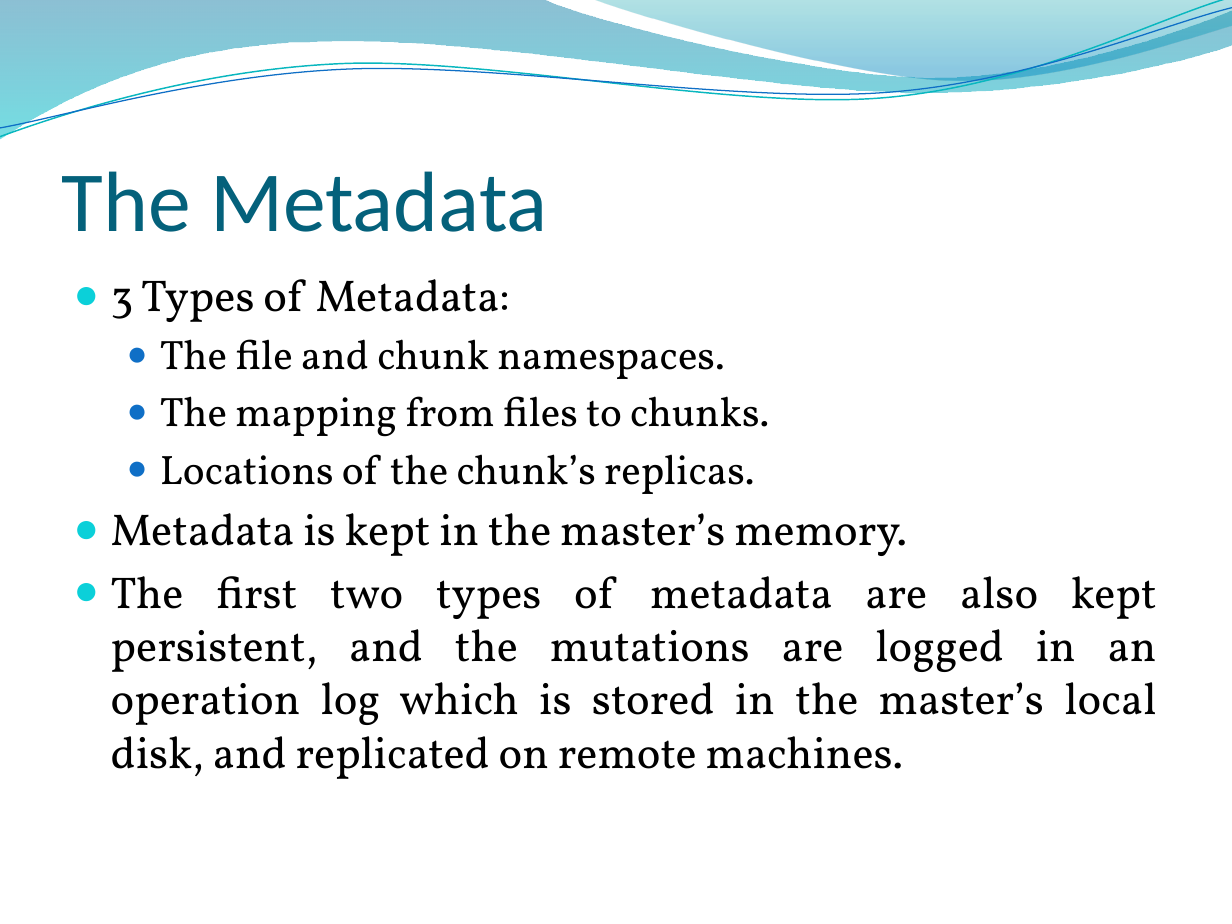
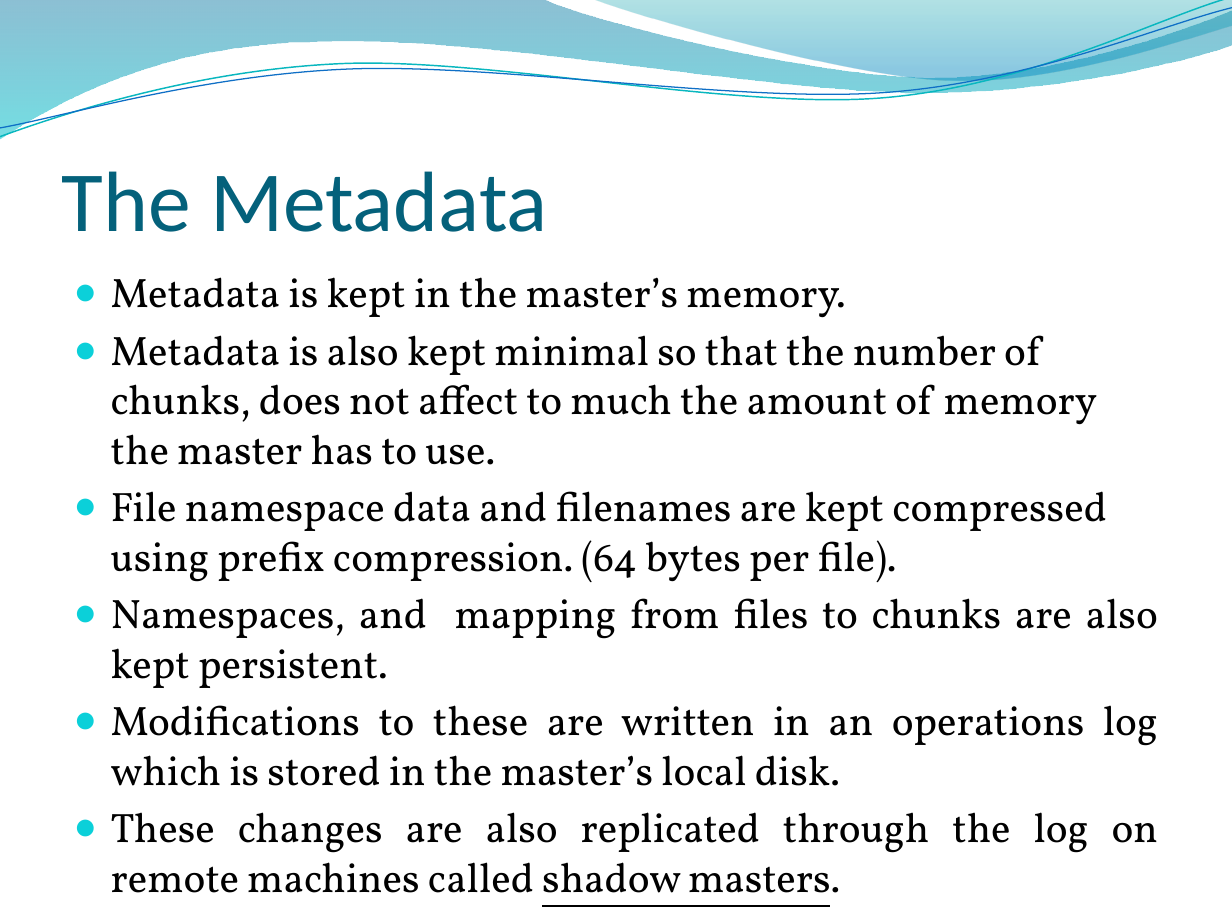
Before and after one commit to edvelezg/unb-os, a slide deck: slide 15 of google-fs/google-fs.pptx (slide 10 before the commit). Drawn at 1232x924 pixels with LibreOffice and Linux fonts; fonts in the diff are those of the drawing; background and template pictures are left out. Boxes give left, top, right and bottom in pixels: in the first picture for what was removed or moved away, otherwise in the second. Text is boxed around its words. In the diff, an @@ line names an element or a change of style, - is before the commit and + after.

```diff
--- a/google-fs/google-fs.pptx
+++ b/google-fs/google-fs.pptx
@@ text at <box>111,279,769,494</box>: paragraphs removed @@
-● 3 Types of Metadata:
-  ● The file and chunk namespaces.
-  ● The mapping from files to chunks.
-  ● Locations of the chunk’s replicas.
@@ text at <box>111,277,845,318</box>: size 26 to 24.1 pt in "Metadata is kept in the master’s memory." @@
@@ text at <box>111,335,1158,853</box>: text changed; size 26 to 24.1 pt @@
-● The first two types of metadata are also kept persistent, and the mutations are logged in an operation log which is stored in the master’s local disk, and replicated on remote machines.
+● Metadata is also kept minimal so that the number of chunks, does not affect to much the amount of memory the master has to use.
+● File namespace data and filenames are kept compressed using prefix compression. (64 bytes per file).
+● Namespaces, and mapping from files to chunks are also kept persistent.
+● Modifications to these are written in an operations log which is stored in the master’s local disk.
+● These changes are also replicated through the log on remote machines called shadow masters.
```
Also in this commit, not shown: 9 other slides changed, 13 slides added, 1 slide removed.
